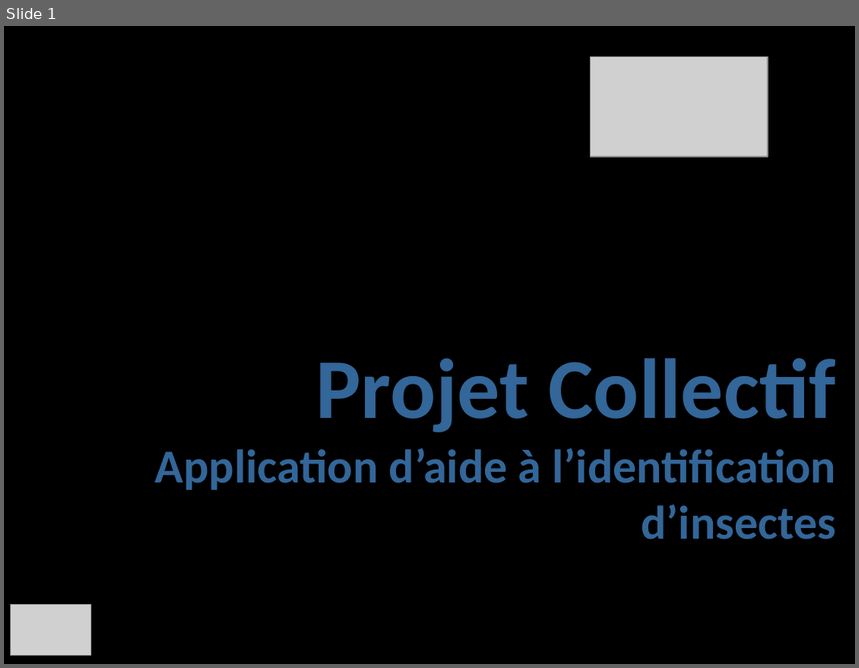
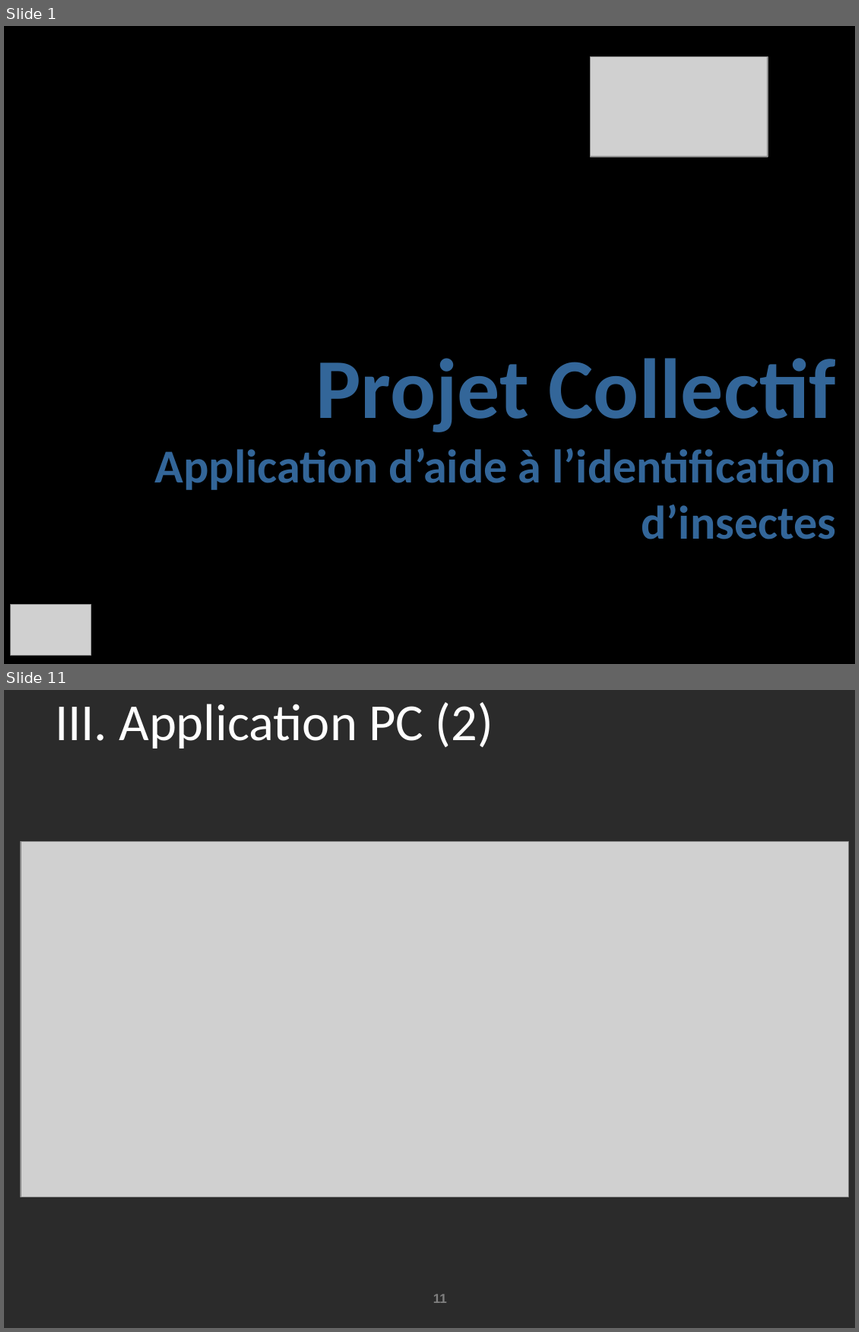
Before and after one commit to AnceretMatthieu/bebete, a slide deck: Soutenance/soutenance-projet-co.pptx. Shown one above the other, each under a label of ours: slide 1 before the commit, slides 1 and 11 after it; the slides between them are not shown. The pictures are 859x668 and 859x1332 pixels, drawn with LibreOffice and Linux fonts; fonts in the diff are those of the drawing; grey boxes stand for pictures; background and template pictures are left out; a plain dark background stands for a picture behind light text. Boxes give left, top, right and bottom in pixels: in the first picture for what was removed or moved away, otherwise in the second. Text is boxed around its words. In the diff, an @@ line names an element or a change of style, - is before the commit and + after.

```diff
--- a/Soutenance/soutenance-projet-co.pptx
+++ b/Soutenance/soutenance-projet-co.pptx
@@ slide 11 added at [4,690,855,1328], background picture (left out) @@
@@ title added at [55,702,493,749], 44 pt, text #FFFFFF @@
+III. Application PC (2)
@@ picture added at [21,841,848,1198] @@
@@ page number added at [433,1294,447,1303], 11 pt, text #808080, bold @@
+11
```
Also in this commit, not shown: 5 slides changed, 10 other slides added, 2 slides removed.
